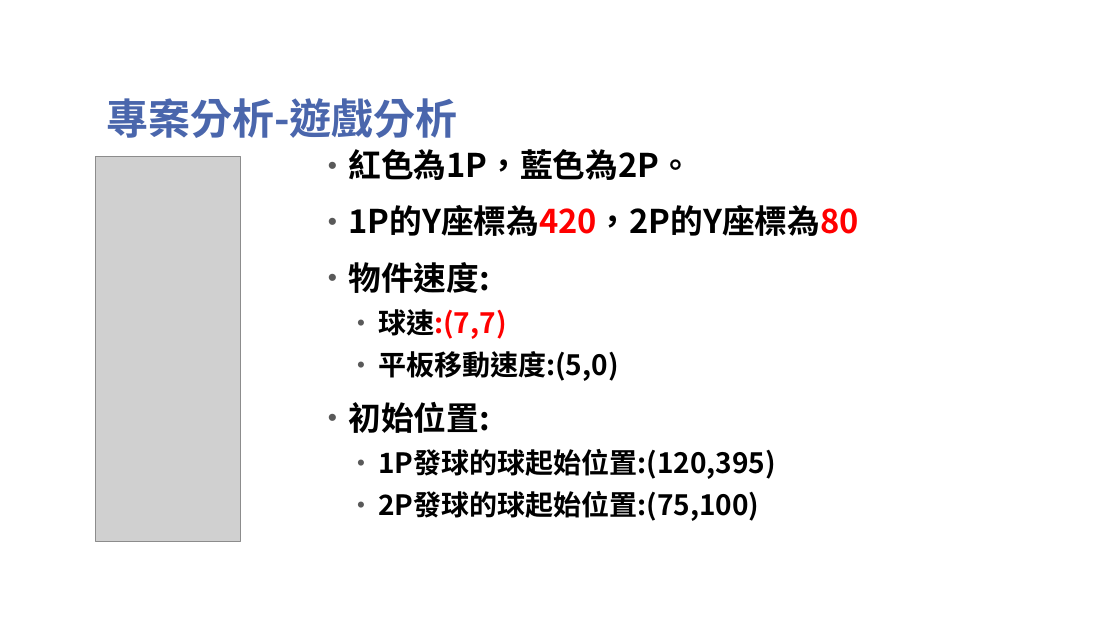
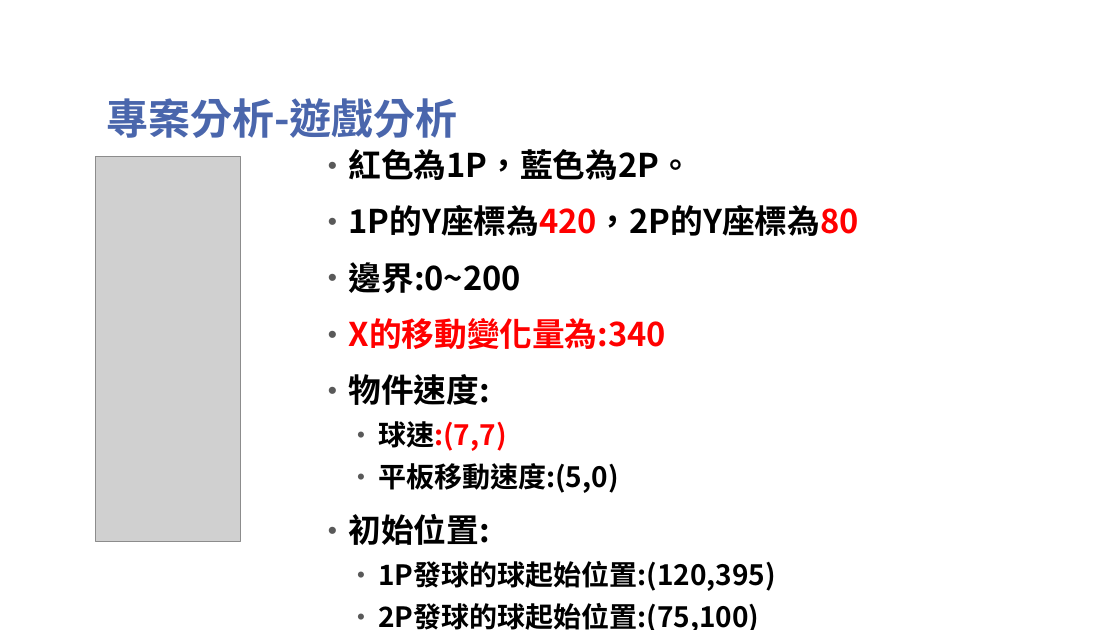
Before and after one commit to TsaiHaoWei/Machine-Learning, a slide deck: slide 5 of Finally project/Pingpong_第六組.pptx. Drawn at 1120x630 pixels with LibreOffice and Linux fonts; fonts in the diff are those of the drawing; grey boxes stand for pictures; background and template pictures are left out. Boxes give left, top, right and bottom in pixels: in the first picture for what was removed or moved away, otherwise in the second. Text is boxed around its words. In the diff, an @@ line names an element or a change of style, - is before the commit and + after.

```diff
--- a/Finally project/Pingpong_第六組.pptx
+++ b/Finally project/Pingpong_第六組.pptx
@@ text at (x1=349, y1=262, x2=666, y2=349): paragraphs added @@
+• 邊界:0~200
+• X的移動變化量為:340
```
Also in this commit, not shown: 5 other slides changed, 2 slides added, 2 slides removed, 4 other files.
